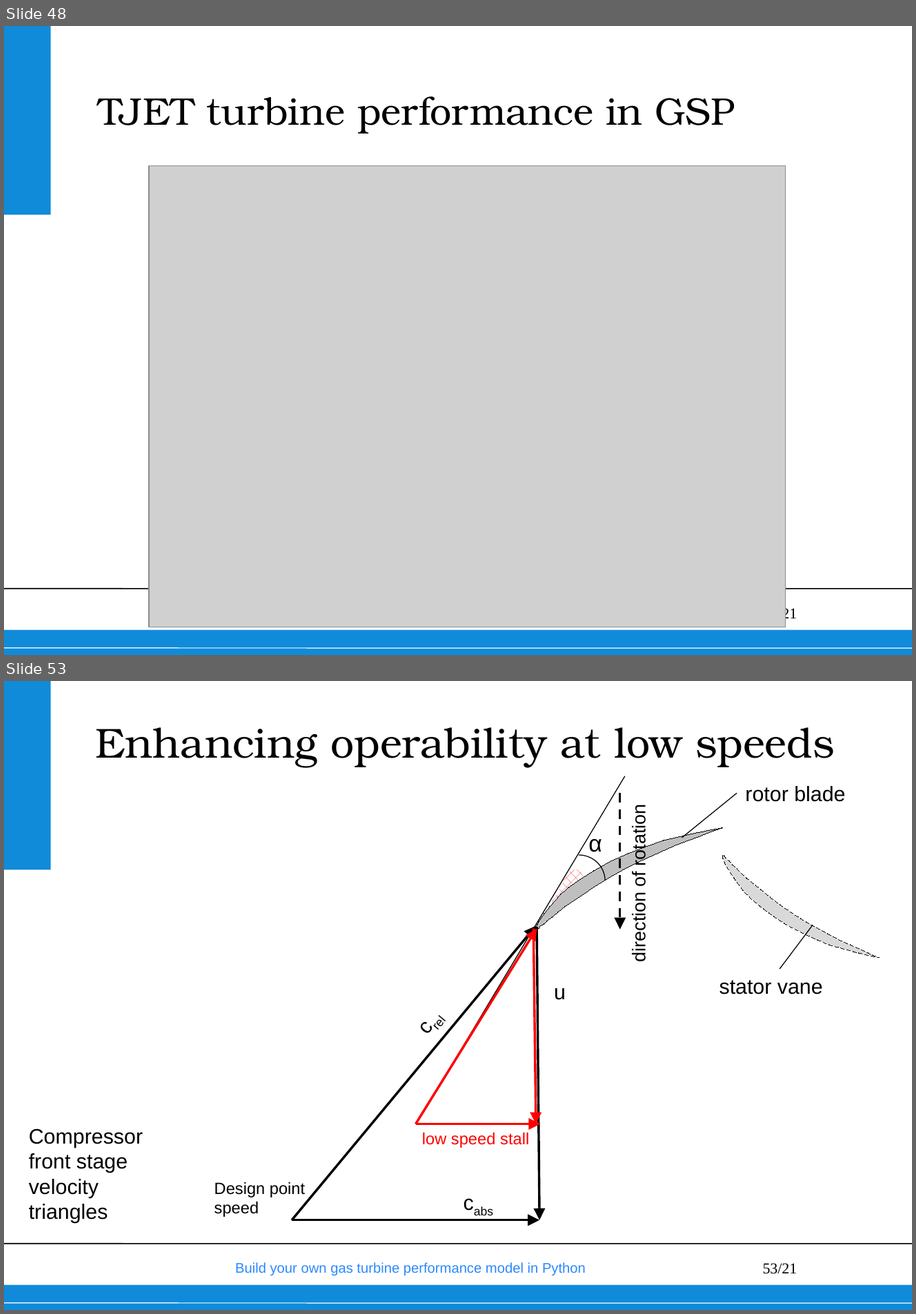
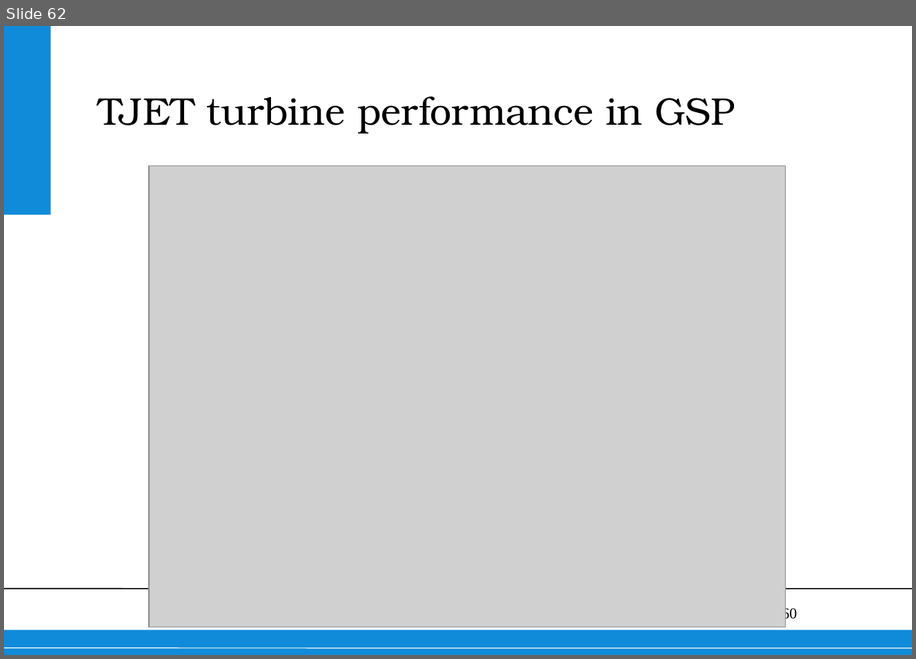
Before and after one commit to wvisser1958/GSPy, a slide deck: doc/Build your own gas turbine performance model from scratch.pptx. Shown one above the other, each under a label of ours: slides 48 and 53 before the commit, slide 62 after it; the slides between them are not shown. The pictures are 916x1314 and 916x659 pixels, drawn with LibreOffice and Linux fonts; fonts in the diff are those of the drawing; grey boxes stand for pictures; background and template pictures are left out. Boxes give left, top, right and bottom in pixels: in the first picture for what was removed or moved away, otherwise in the second. Text is boxed around its words. In the diff, an @@ line names an element or a change of style, - is before the commit and + after.

```diff
--- a/doc/Build your own gas turbine performance model from scratch.pptx
+++ b/doc/Build your own gas turbine performance model from scratch.pptx
@@ slide 53 removed at [4,681,912,1310], background #FFFFFF; not listed: 5 template elements that a slide beside it also shows @@
@@ title removed at [95,727,835,768] @@
-Enhancing operability at low speeds
@@ line removed from (440, 1084) to (625, 776) @@
@@ arrow removed from (620, 793) to (620, 929) @@
@@ line removed from (682, 838) to (737, 793) @@
@@ text removed at [745,786,845,802] @@
-rotor blade
@@ text removed at [628,810,649,960] @@
-direction of rotation
@@ freeform shape removed at [535,828,722,929] @@
@@ text removed at [588,833,602,852] @@
-α
@@ arc (boxed as its full ellipse) removed at [553,855,604,907] @@
@@ freeform shape removed at [722,856,880,958] @@
@@ freeform shape removed at [548,868,586,905] @@
@@ arrow removed from (292, 1220) to (535, 926) @@
@@ arrow removed from (416, 1124) to (537, 928) @@
@@ arrow removed from (533, 928) to (535, 1124) @@
@@ arrow removed from (537, 927) to (539, 1220) @@
@@ line removed from (813, 925) to (780, 969) @@
@@ text removed at [403,980,466,1047] @@
-crel
@@ text removed at [554,988,566,1000] @@
-u
@@ text removed at [720,980,823,994] @@
-stator vane
@@ text removed at [29,1128,143,1223] @@
-Compressor
-front stage velocity triangles
@@ arrow removed from (416, 1124) to (541, 1124) @@
@@ text removed at [422,1132,529,1147] @@
-low speed stall
@@ text removed at [214,1182,305,1216] @@
-Design point speed
@@ text removed at [455,1185,515,1219] @@
-cabs
@@ arrow removed from (292, 1220) to (539, 1220) @@
@@ text removed at [235,1262,586,1275] @@
-Build your own gas turbine performance model in Python
@@ text removed at [263,1262,528,1275] @@
-Chapter 8: Performance Characteristics
@@ what was slide 48 is now slide 62 @@
@@ page number at [763,606,797,621]: text changed @@
-48/21
+62/60
```
Also in this commit, not shown: 12 slides changed, 15 slides added, 28 other slides removed, 2 other files.
